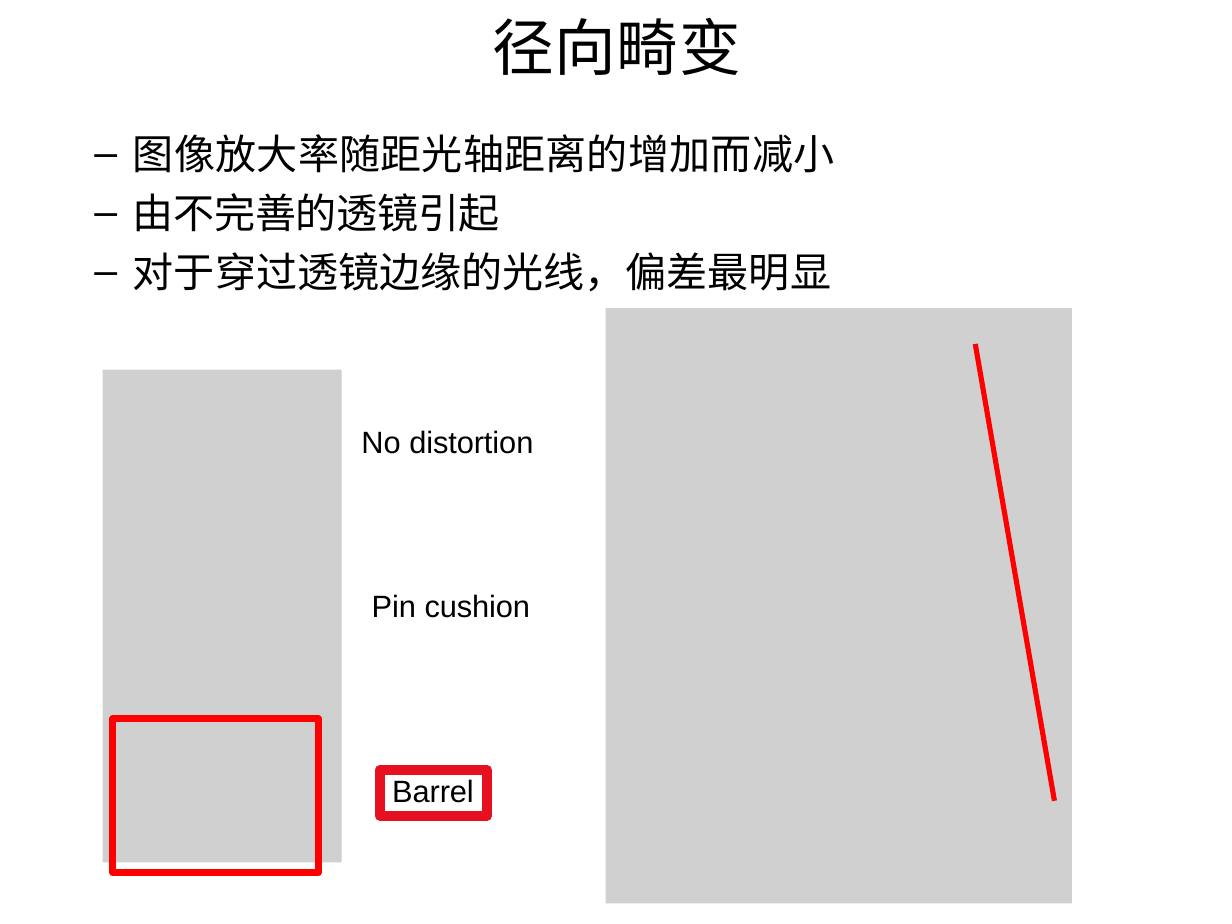
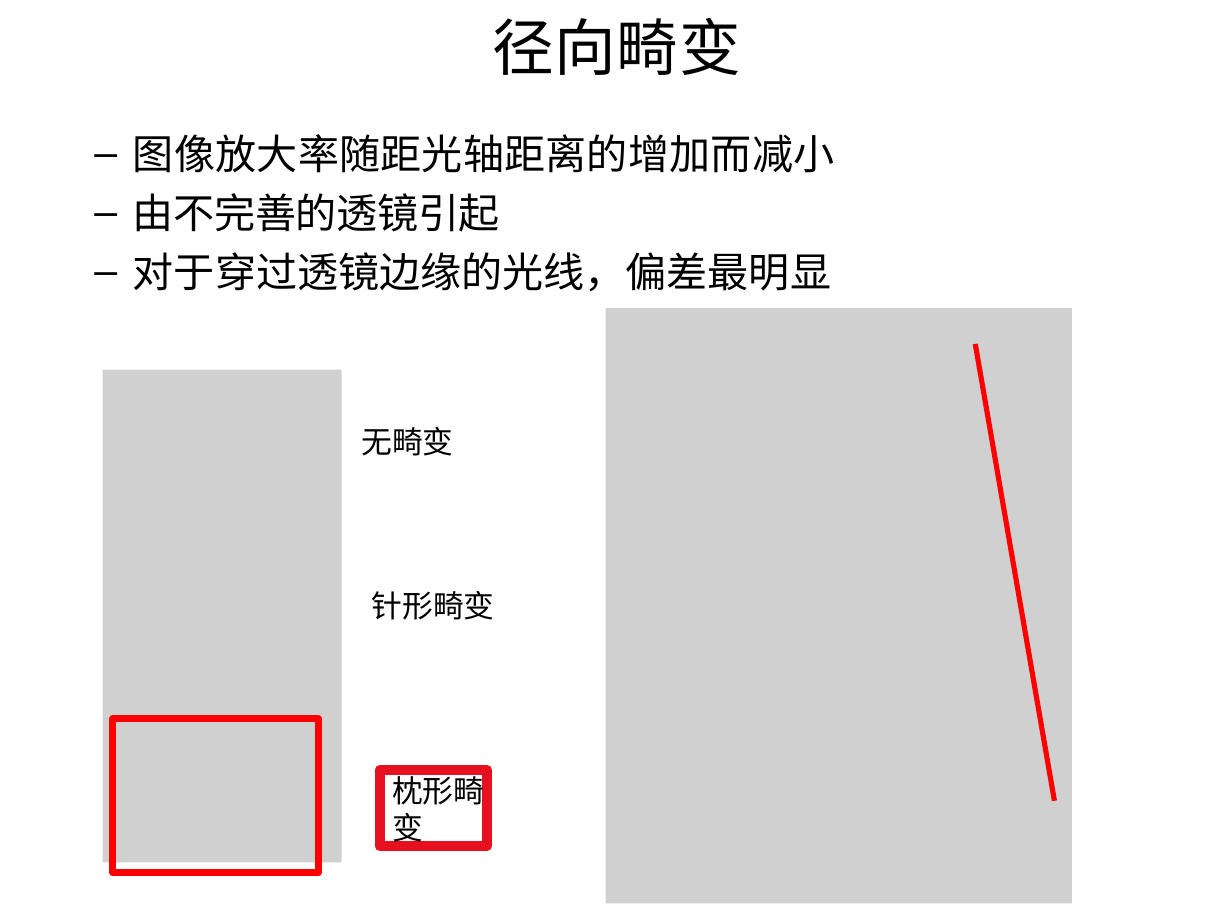
Before and after one commit to evenhax/translation_and_refining_for_cs231a, a slide deck: slide 40 of PPT231a_trans_and_refine/中文矫正版/lecture3_camera_calibration .pptx. Drawn at 1232x924 pixels with LibreOffice and Linux fonts; fonts in the diff are those of the drawing; grey boxes stand for pictures. Boxes give left, top, right and bottom in pixels: in the first picture for what was removed or moved away, otherwise in the second. Text is boxed around its words. In the diff, an @@ line names an element or a change of style, - is before the commit and + after.

```diff
--- a/PPT231a_trans_and_refine/中文矫正版/lecture3_camera_calibration .pptx
+++ b/PPT231a_trans_and_refine/中文矫正版/lecture3_camera_calibration .pptx
@@ text at box(361, 427, 453, 456): text changed @@
-No distortion
+无畸变
@@ text at box(372, 591, 495, 620): text changed @@
-Pin cushion
+针形畸变
@@ rectangle "枕形畸变": place and size @@
-rectangle "枕形畸变" at box(379, 770, 487, 816)
+rectangle "枕形畸变" at box(379, 770, 487, 846)
@@ text in rectangle at box(392, 771, 484, 848): text changed @@
-Barrel
+枕形畸变
```
Also in this commit, not shown: 5 other slides changed, 4 other files.
